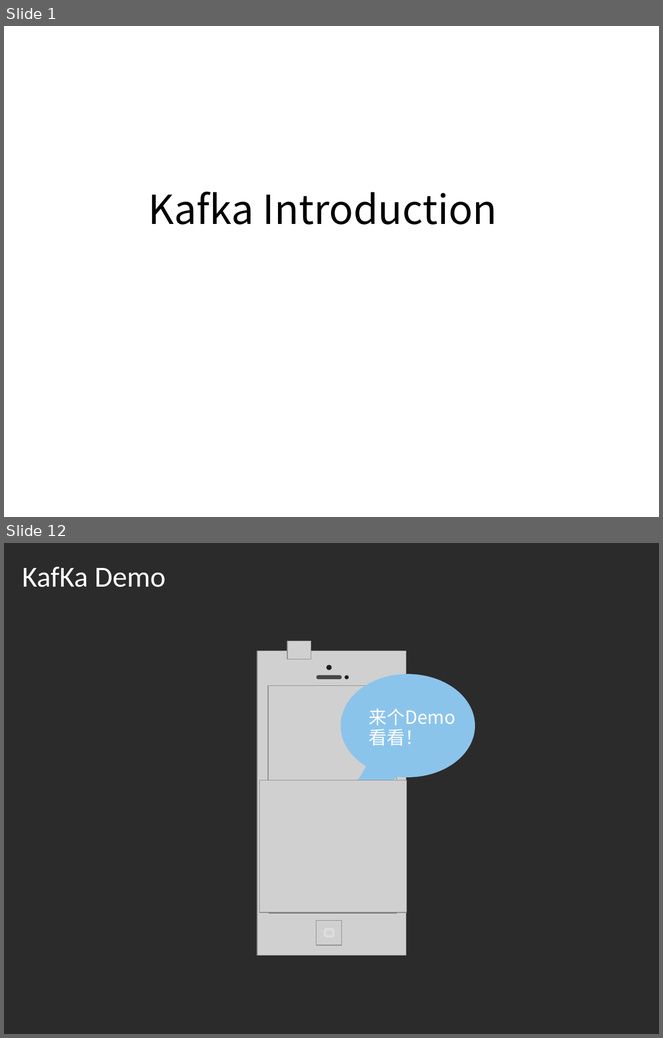
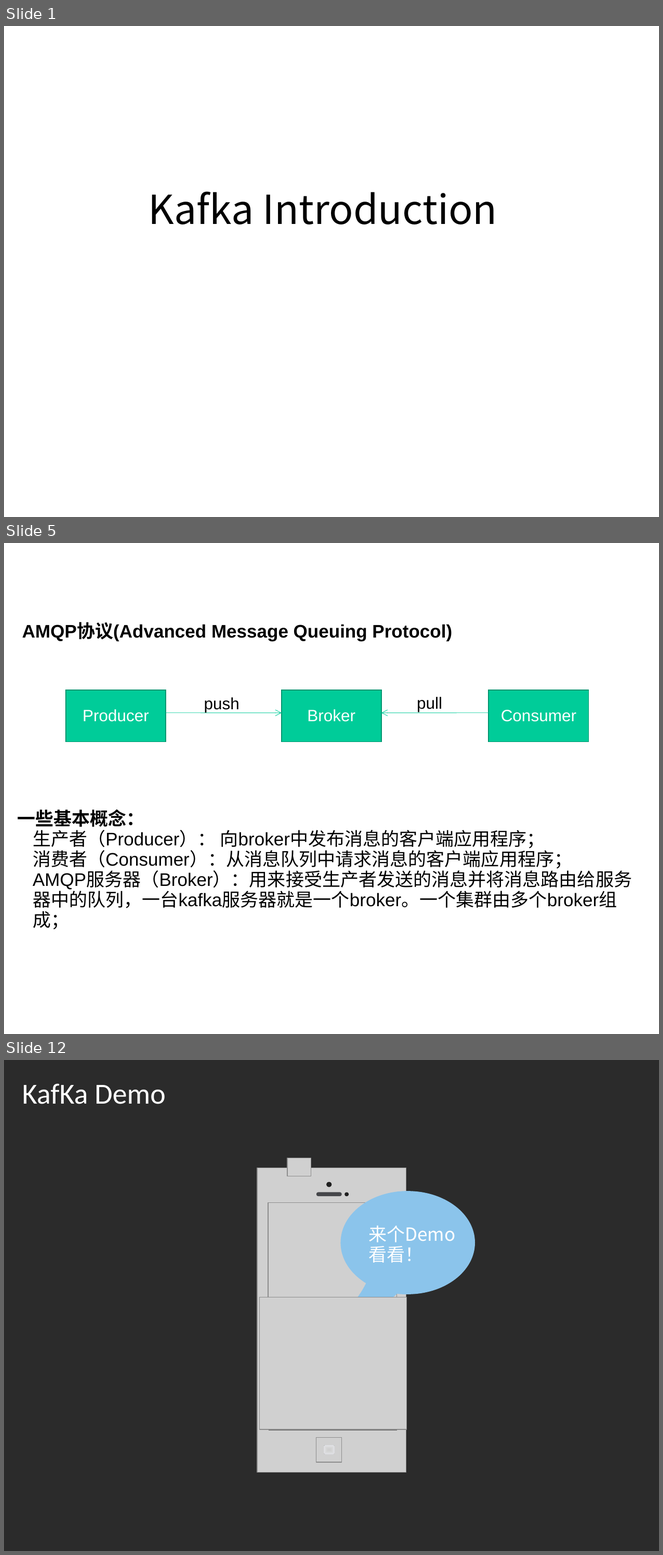
Before and after one commit to kurtishu/KurtisHu.github.io, a slide deck: remote/Kafka Introduction.ppt. Shown one above the other, each under a label of ours: slides 1 and 12 before the commit, slides 1, 5 and 12 after it; the slides between them are not shown. The pictures are 663x1038 and 663x1555 pixels, drawn with LibreOffice and Linux fonts; fonts in the diff are those of the drawing; grey boxes stand for pictures; background and template pictures are left out; a plain dark background stands for a picture behind light text. Boxes give left, top, right and bottom in pixels: in the first picture for what was removed or moved away, otherwise in the second. Text is boxed around its words. In the diff, an @@ line names an element or a change of style, - is before the commit and + after.

```diff
--- a/remote/Kafka Introduction.ppt
+++ b/remote/Kafka Introduction.ppt
@@ slide 5 added at bbox=[4, 543, 659, 1034], background picture (left out) @@
@@ title added at bbox=[16, 550, 402, 589], 28 pt, text #FFFFFF @@
+Kafka相关术语介绍
@@ text added at bbox=[22, 623, 452, 641], 20 pt, text #000000, bold @@
+AMQP协议(Advanced Message Queuing Protocol)
@@ rectangle added at bbox=[65, 691, 166, 742], fill #00CC99, outline #00956F 0.99 pt, 18 pt, text #FFFFFF @@
+Producer
@@ text added at bbox=[204, 697, 240, 713], 18 pt, text #000000 @@
+push
@@ rectangle added at bbox=[282, 691, 382, 742], fill #00CC99, outline #00956F 0.99 pt, 18 pt, text #FFFFFF @@
+Broker
@@ text added at bbox=[417, 697, 442, 712], 18 pt, text #000000 @@
+pull
@@ rectangle added at bbox=[489, 691, 589, 742], fill #00CC99, outline #00956F 0.99 pt, 18 pt, text #FFFFFF @@
+Consumer
@@ arrow added from (166, 713) to (282, 713), #00CC99 0.51 pt @@
@@ arrow added from (489, 713) to (382, 713), #00CC99 0.51 pt @@
@@ text added at bbox=[17, 809, 632, 912], 20 pt, text #000000 @@
+一些基本概念：
+• 生产者（Producer）： 向broker中发布消息的客户端应用程序；
+• 消费者（Consumer）：从消息队列中请求消息的客户端应用程序；
+• AMQP服务器（Broker）：用来接受生产者发送的消息并将消息路由给服务器中的队列，一台kafka服务器就是一个broker。一个集群由多个broker组成；
```
Also in this commit, not shown: 5 slides changed, 5 other slides added, 5 slides removed.
